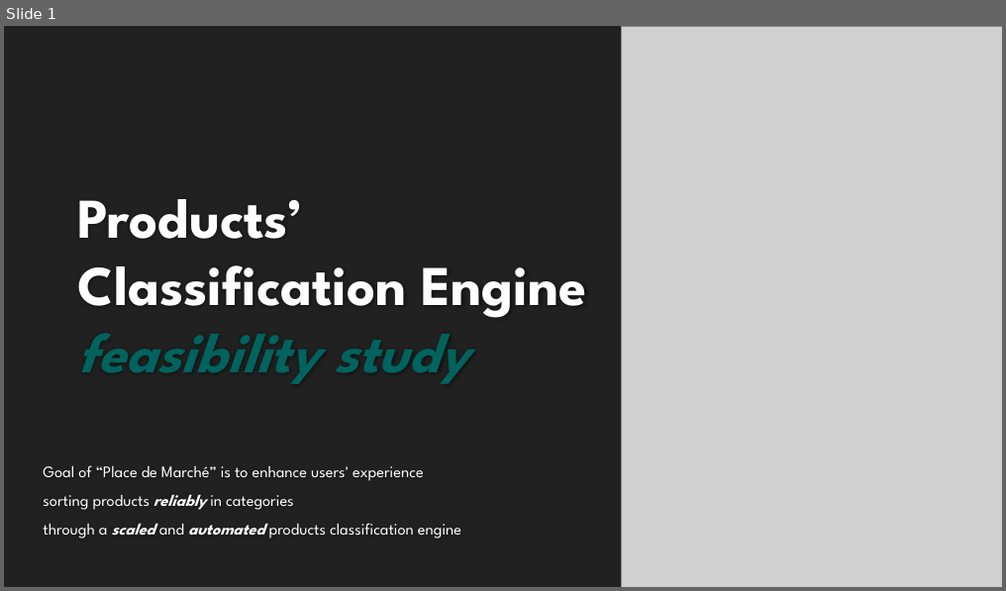
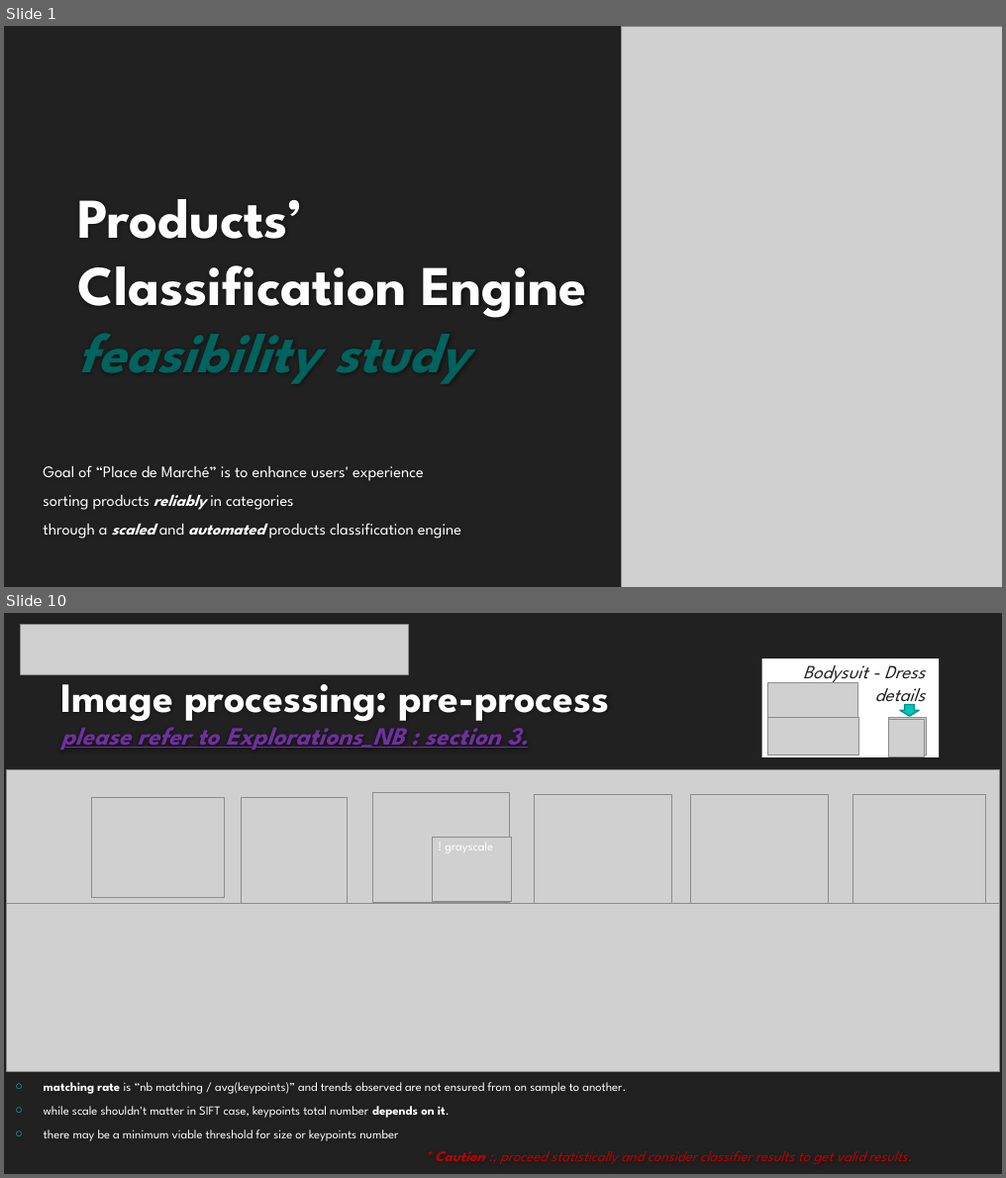
Before and after one commit to EtienneLardeur/P6_ClassificationEngine, a slide deck: P6_02_Support.pptx. Shown one above the other, each under a label of ours: slide 1 before the commit, slides 1 and 10 after it; the slides between them are not shown. The pictures are 1006x591 and 1006x1178 pixels, drawn with LibreOffice and Linux fonts; fonts in the diff are those of the drawing; grey boxes stand for pictures; background and template pictures are left out. Boxes give left, top, right and bottom in pixels: in the first picture for what was removed or moved away, otherwise in the second. Text is boxed around its words. In the diff, an @@ line names an element or a change of style, - is before the commit and + after.

```diff
--- a/P6_02_Support.pptx
+++ b/P6_02_Support.pptx
@@ slide 10 added at [4, 613, 1002, 1174], background #212121 @@
@@ picture added at [20, 624, 408, 674] @@
@@ title added at [61, 670, 610, 750], 24 pt, text #7030A0, bold, italic, underline @@
+Image processing: pre-process
+please refer to Explorations_NB : section 3.
@@ group added at [762, 659, 939, 758]: 4 pictures, 1 rectangle, 1 text, 1 down arrow @@
+Bodysuit - Dress
+details
@@ picture added at [6, 770, 1000, 903] @@
@@ picture added at [91, 797, 224, 897] @@
@@ picture added at [241, 798, 348, 904] @@
@@ picture added at [372, 792, 509, 902] @@
@@ picture added at [534, 795, 672, 904] @@
@@ picture added at [690, 795, 829, 904] @@
@@ picture added at [852, 795, 985, 904] @@
@@ picture added at [433, 838, 512, 901] @@
@@ text added at [445, 843, 493, 852], 12 pt, text #FFFFFF @@
+! grayscale
@@ picture added at [6, 903, 1000, 1072] @@
@@ text added at [44, 1082, 626, 1142], 12 pt, text #FFFFFF @@
+○ matching rate is “nb matching / avg(keypoints)” and trends observed are not ensured from on sample to another.
+○ while scale shouldn't matter in SIFT case, keypoints total number depends on it.
+○ there may be a minimum viable threshold for size or keypoints number
@@ text added at [435, 1152, 913, 1164], 14 pt, text #C00000, italic @@
+* Caution :, proceed statistically and consider classifier results to get valid results.
```
Also in this commit, not shown: 6 slides changed, 7 other slides added, 5 slides removed.
